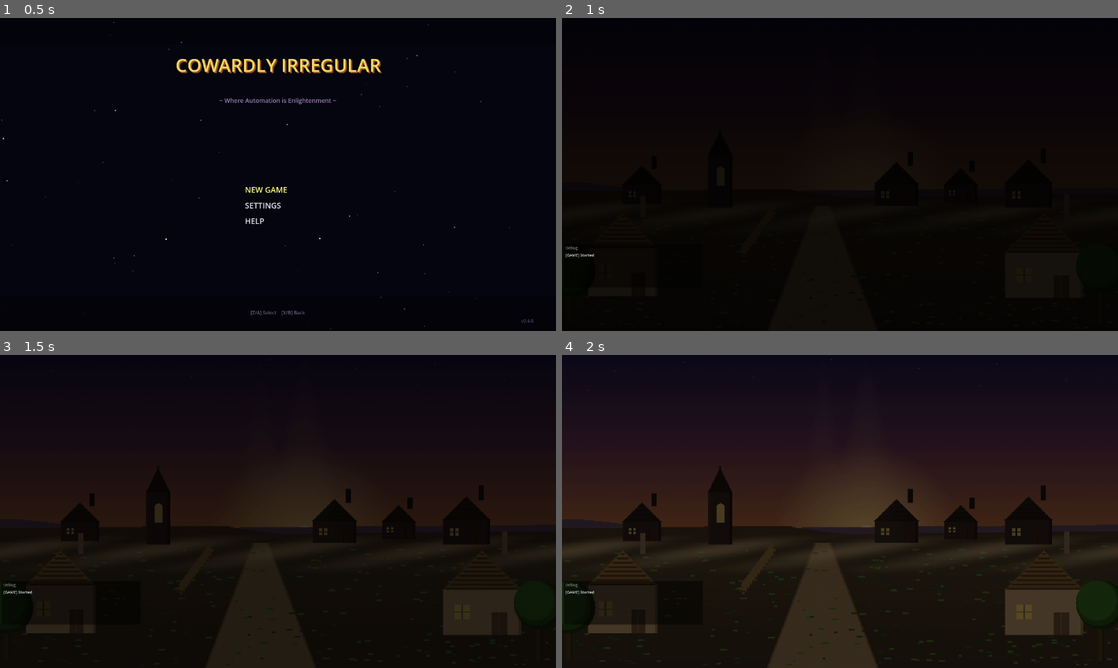
Above: before the commit, frames 1-4 (two rows, left to right).
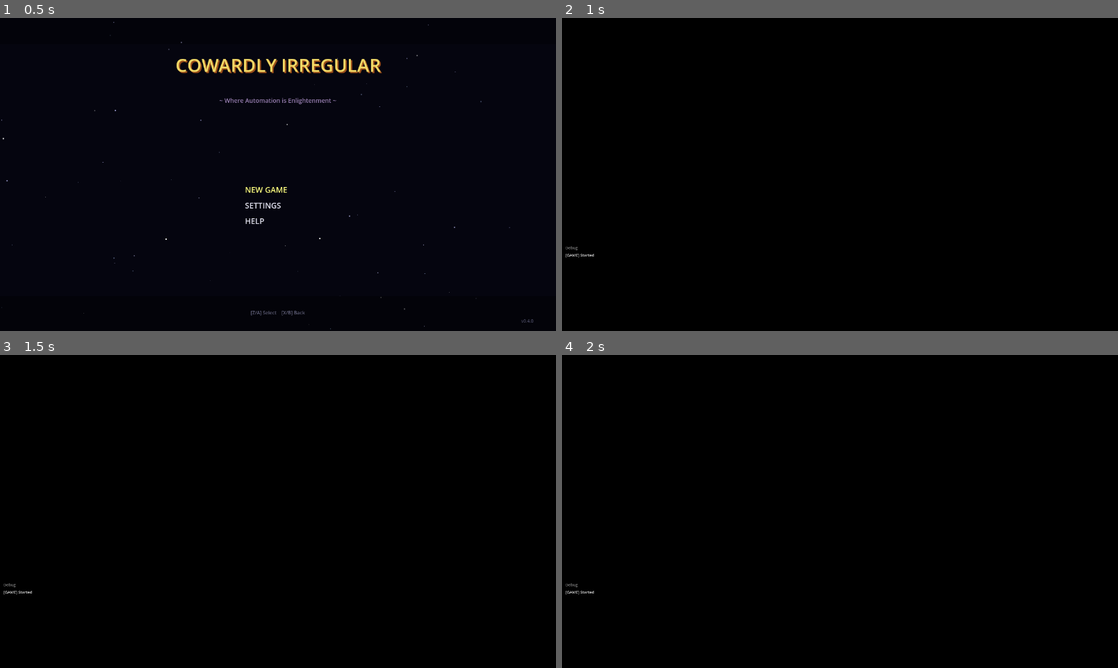
Above: after the commit, the same moments.

Repository: struktured-labs/cowardly-irregular
Game: Godot game, scene res://src/GameLoop.tscn
Two runs of this game, one before a commit and one after it. Both use one fixed random seed, a clock stepped at 60 frames per second and the inputs below.
Inputs (mouse positions are in pixels of both pictures, inside the frame that each line leads up to):
- Up to frame 1 (0.5 s): no input
- Up to frame 2 (1 s): tap Enter at 0.5 s; move the mouse to (962, 158) at 0.52 s; hold Right (ui_right) from 0.53 s (still down); hold R (battle_advance) from 0.53 s (still down); click (962, 158) at 0.67 s; tap Z (ui_accept) at 0.77 s
- Up to frame 3 (1.5 s): tap Z (ui_accept) at 1.07, 1.25 s; release Right (ui_right) at 1.25 s; release R (battle_advance) at 1.25 s; drag from (166, 527) to (250, 574) at 1.27 s
- Up to frame 4 (2 s): no input

Frame 1 is identical in both runs. In frame 2, 0.5% of the frame differs, in the area x 46-85%, y 48-85%; in frame 3, 35%; in frame 4, 82%, in the area x 0-100%, y 0-100%.

Commit message:
feat: add animated video backdrops to cutscene system (20 OGV loops)
- Convert 20 CogVideoX-generated MP4s to OGV (Theora) for Godot 4 native
  VideoStreamPlayer support
- CutsceneDirector now tries video backdrop (OGV) before static image (PNG)
- Videos loop silently behind dialogue with dim overlay
- Automatic cleanup on cutscene end via _stop_backdrop_video()
- Fallback chain: OGV video → PNG image → viewport capture → world gradient

Cutscenes with matching OGV files now get animated backgrounds (wind in
forests, flickering torchlight in caves, drifting clouds, etc.)

Co-Authored-By: Claude Opus 4.6 (1M context) <noreply@anthropic.com>

Diff:
--- a/src/cutscene/CutsceneDirector.gd
+++ b/src/cutscene/CutsceneDirector.gd
@@ -33,6 +33,9 @@
 ## Background layer (captured screenshot or solid color behind dialogue)
 var _background_texture: TextureRect
 var _background_dim: ColorRect
+
+## Video backdrop (animated background, takes priority over static image)
+var _background_video: VideoStreamPlayer = null
 
 ## Screen effects overlay
 var _effects_rect: ColorRect
@@ -515,16 +518,37 @@
 ## =====================
 
 func _try_load_backdrop_image(data: Dictionary) -> bool:
-	"""Try to load an explicit backdrop image from the cutscene data.
+	"""Try to load a backdrop for the cutscene. Priority: video (OGV) > static image (PNG).
 	Returns true if a backdrop was loaded, false to fall through to capture/gradient.
-	Supports: {"background": "prologue_village"} → res://assets/cutscene_backdrops/prologue_village.png"""
+	Supports: {"background": "prologue_village"} → tries OGV first, then PNG."""
 	var bg = data.get("background", "")
 	if bg == "":
 		return false
 
+	# Try animated video backdrop first (OGV for Godot native playback)
+	var video_path = "res://assets/cutscene_videos/%s.ogv" % bg
+	if ResourceLoader.exists(video_path):
+		var stream = load(video_path) as VideoStream
+		if stream:
+			_stop_backdrop_video()
+			_background_video = VideoStreamPlayer.new()
+			_background_video.stream = stream
+			_background_video.set_anchors_preset(Control.PRESET_FULL_RECT)
+			_background_video.mouse_filter = Control.MOUSE_FILTER_IGNORE
+			_background_video.expand = true
+			_background_video.loop = true
+			_background_video.volume_db = -80.0  # Mute — we have our own music
+			add_child(_background_video)
+			move_child(_background_video, 0)
+			_background_video.play()
+			_background_dim.visible = true
+			_background_texture.visible = false
+			return true
+
+	# Fall back to static image
 	var path = "res://assets/cutscene_backdrops/%s.png" % bg
 	if not ResourceLoader.exists(path):
-		push_warning("CutsceneDirector: Backdrop image not found: %s" % path)
+		push_warning("CutsceneDirector: Backdrop not found: %s (tried OGV and PNG)" % bg)
 		return false
 
 	var tex = load(path) as Texture2D
@@ -535,6 +559,14 @@
 		return true
 
 	return false
+
+
+func _stop_backdrop_video() -> void:
+	"""Stop and remove any playing backdrop video."""
+	if _background_video and is_instance_valid(_background_video):
+		_background_video.stop()
+		_background_video.queue_free()
+		_background_video = null
 
 
 func _capture_background() -> void:
@@ -626,7 +658,8 @@
 
 
 func _clear_background() -> void:
-	"""Hide the background capture."""
+	"""Hide the background capture and stop any video."""
+	_stop_backdrop_video()
 	_background_texture.visible = false
 	_background_dim.visible = false
 	_background_texture.texture = null
Not shown, added: assets/cutscene_videos/brasston_square.ogv
Not shown, added: assets/cutscene_videos/calibrant_desk.ogv
Not shown, added: assets/cutscene_videos/cave_entrance.ogv
Not shown, added: assets/cutscene_videos/community_center.ogv
Not shown, added: assets/cutscene_videos/director_office.ogv
Not shown, added: assets/cutscene_videos/industrial_factory.ogv
Not shown, added: assets/cutscene_videos/industrial_furnace.ogv
Not shown, added: assets/cutscene_videos/maple_heights_street.ogv
Not shown, added: assets/cutscene_videos/mechanism_interior.ogv
Not shown, added: assets/cutscene_videos/node_prime.ogv
Not shown, added: assets/cutscene_videos/prologue_forest.ogv
Not shown, added: assets/cutscene_videos/prologue_village.ogv
(and 8 more such lines)
